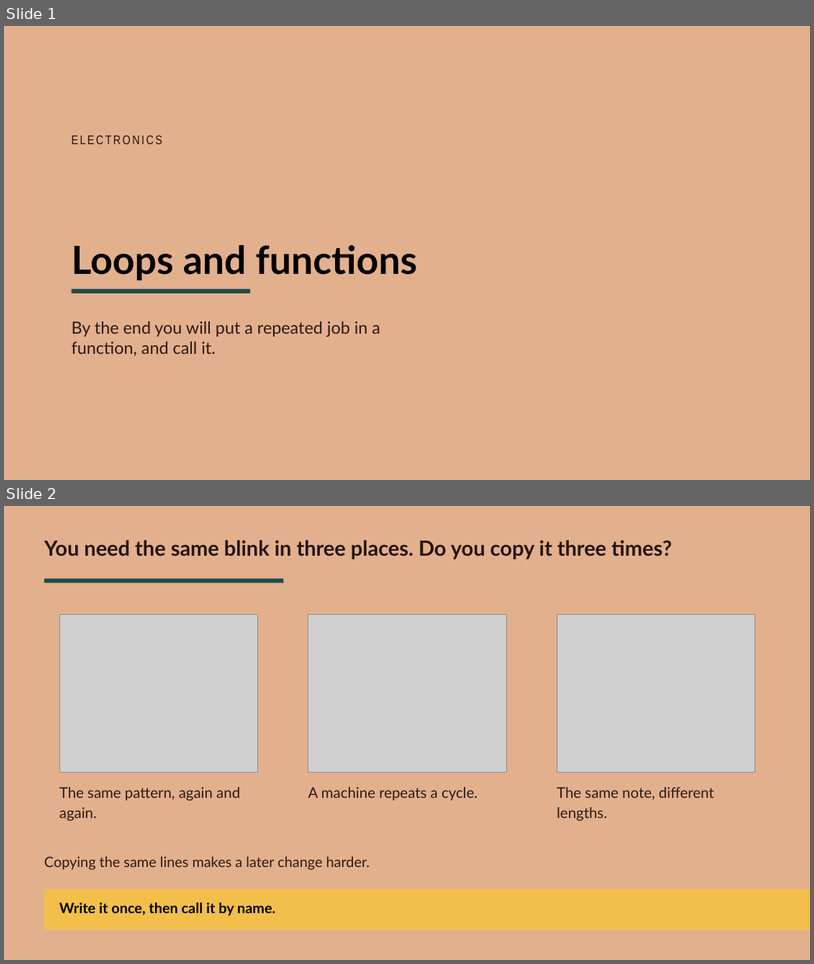
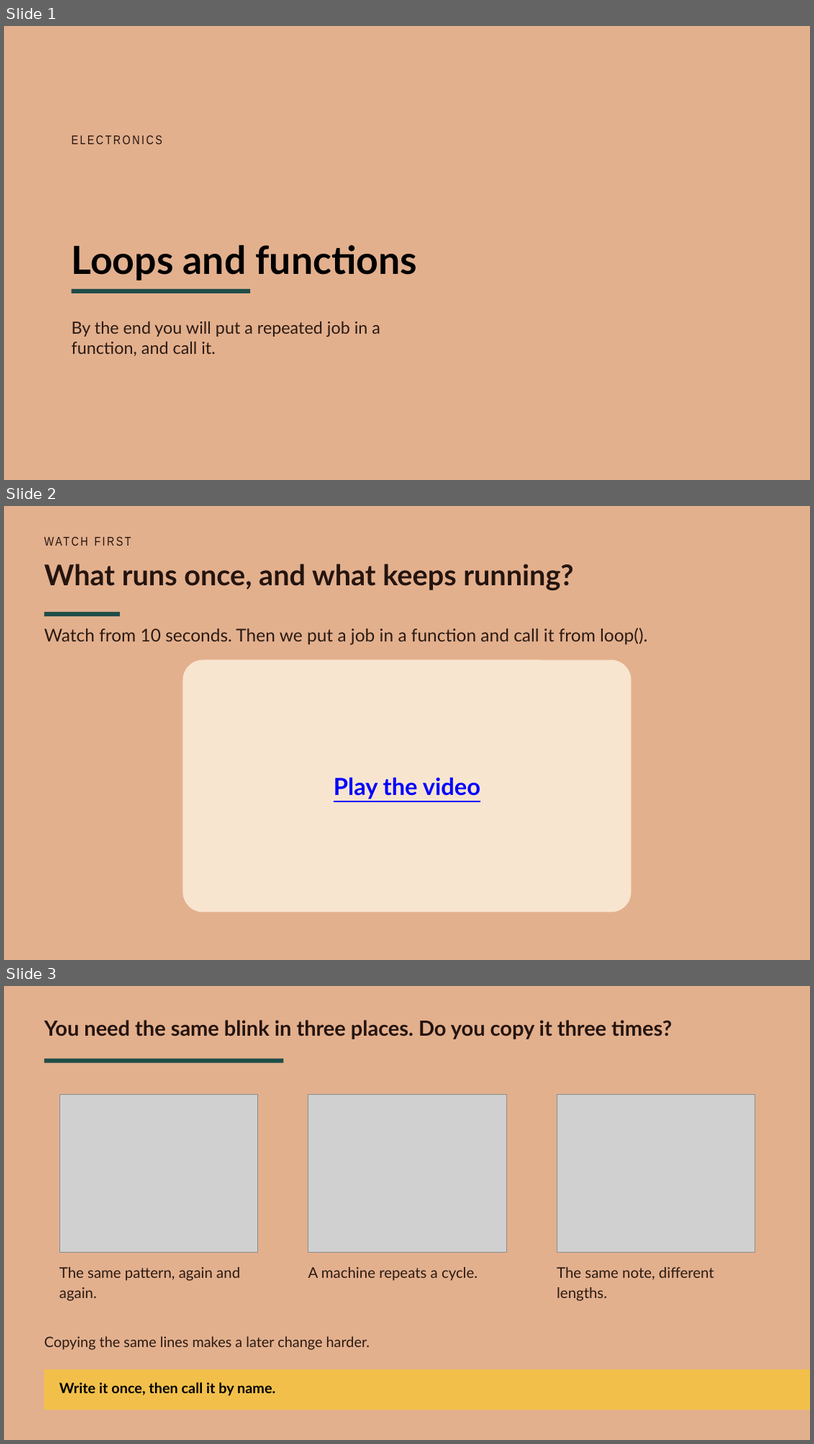
Before and after one commit to beatsaway/luacslides, a slide deck: v2025/Y7-5-Loops-and-functions.pptx. Shown one above the other, each under a label of ours: slides 1 and 2 before the commit, slides 1, 2 and 3 after it. The pictures are 814x964 and 814x1444 pixels, drawn with LibreOffice and Linux fonts; fonts in the diff are those of the drawing; grey boxes stand for pictures; background and template pictures are left out. Boxes give left, top, right and bottom in pixels: in the first picture for what was removed or moved away, otherwise in the second. Text is boxed around its words. In the diff, an @@ line names an element or a change of style, - is before the commit and + after.

```diff
--- a/v2025/Y7-5-Loops-and-functions.pptx
+++ b/v2025/Y7-5-Loops-and-functions.pptx
@@ slide 2 added at (4,506,810,960), background #E3B08E @@
@@ text added at (44,534,771,551), 15 pt, text #24140E @@
+WATCH FIRST
@@ text added at (44,564,574,590), 34 pt, text #24140E, bold @@
+What runs once, and what keeps running?
@@ rectangle added at (44,612,120,616), fill #1E4D48 @@
@@ text added at (44,628,648,645), 21 pt, text #2A1A12 @@
+Watch from 10 seconds. Then we put a job in a function and call it from loop().
@@ rounded rectangle added at (183,659,632,912), fill #F8E5CF, 28 pt, text #0000FF, bold, underline @@
+Play the video
@@ what was slide 2 is now slide 3 @@
```
Also in this commit, not shown: 7 other files.
